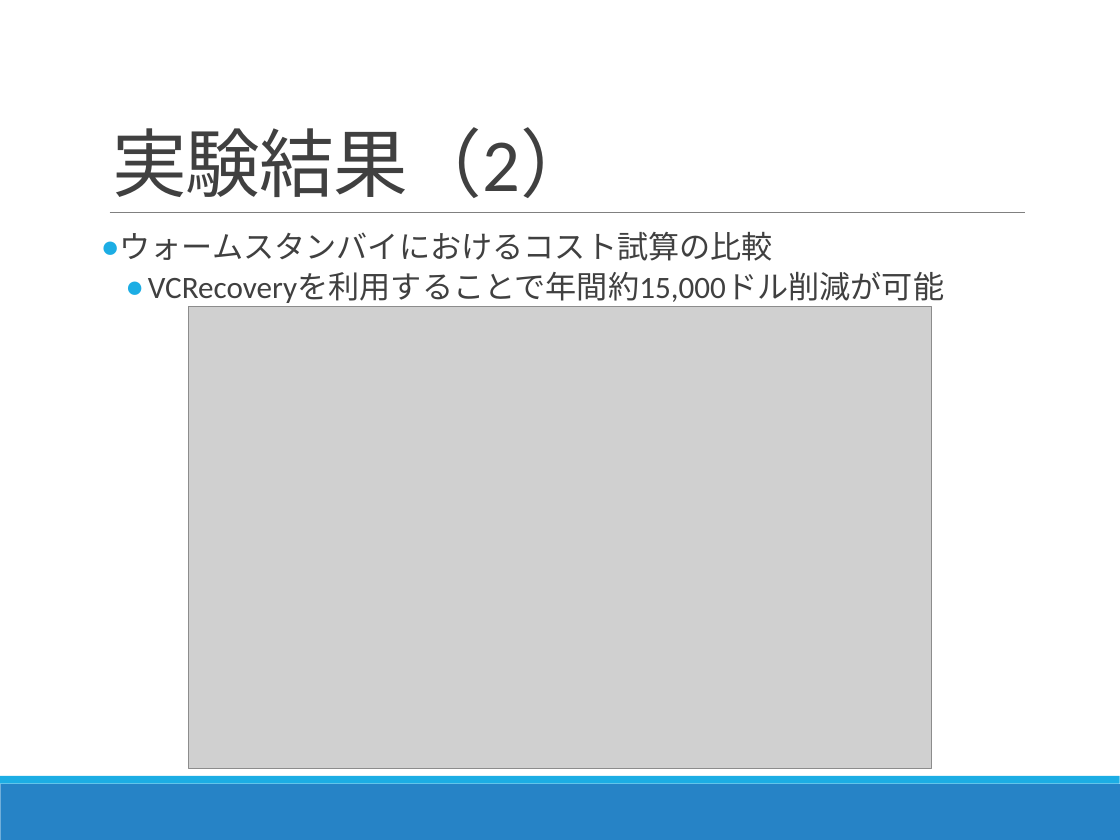
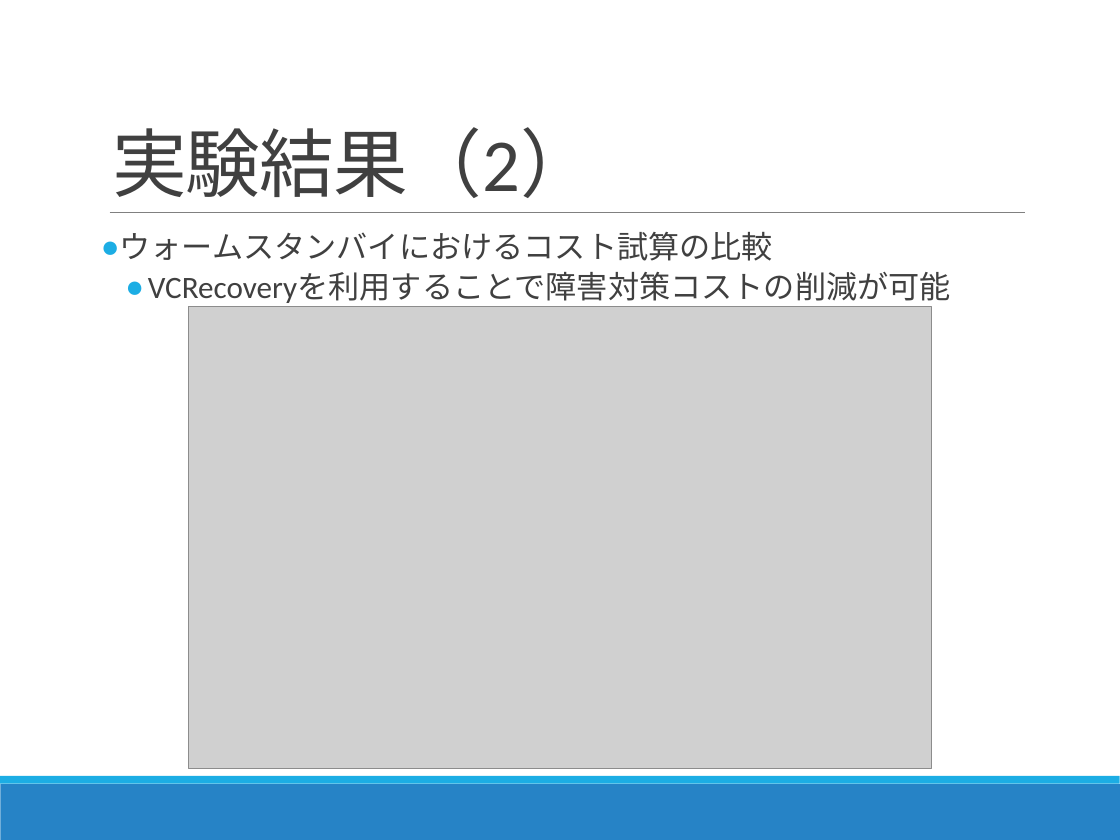
Before and after one commit to Kota0823/Document, a slide deck: slide 24 of 輪講2019-1_鈴木洸太.pptx (slide 26 before the commit). Drawn at 1120x840 pixels with LibreOffice and Linux fonts; fonts in the diff are those of the drawing; grey boxes stand for pictures. Boxes give left, top, right and bottom in pixels: in the first picture for what was removed or moved away, otherwise in the second. Text is boxed around its words. In the diff, an @@ line names an element or a change of style, - is before the commit and + after.

```diff
--- a/輪講2019-1_鈴木洸太.pptx
+++ b/輪講2019-1_鈴木洸太.pptx
@@ text at [148,272,951,303]: text changed @@
-  ● VCRecoveryを利用することで年間約15,000ドル削減が可能
+  ● VCRecoveryを利用することで障害対策コストの削減が可能
```
Also in this commit, not shown: 5 other slides changed, 1 slide removed.
